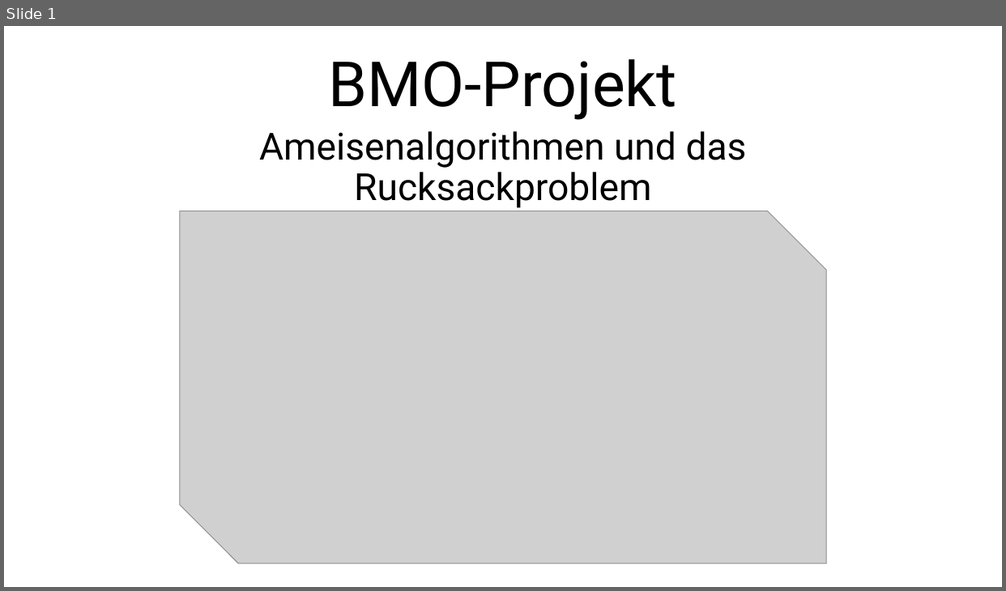
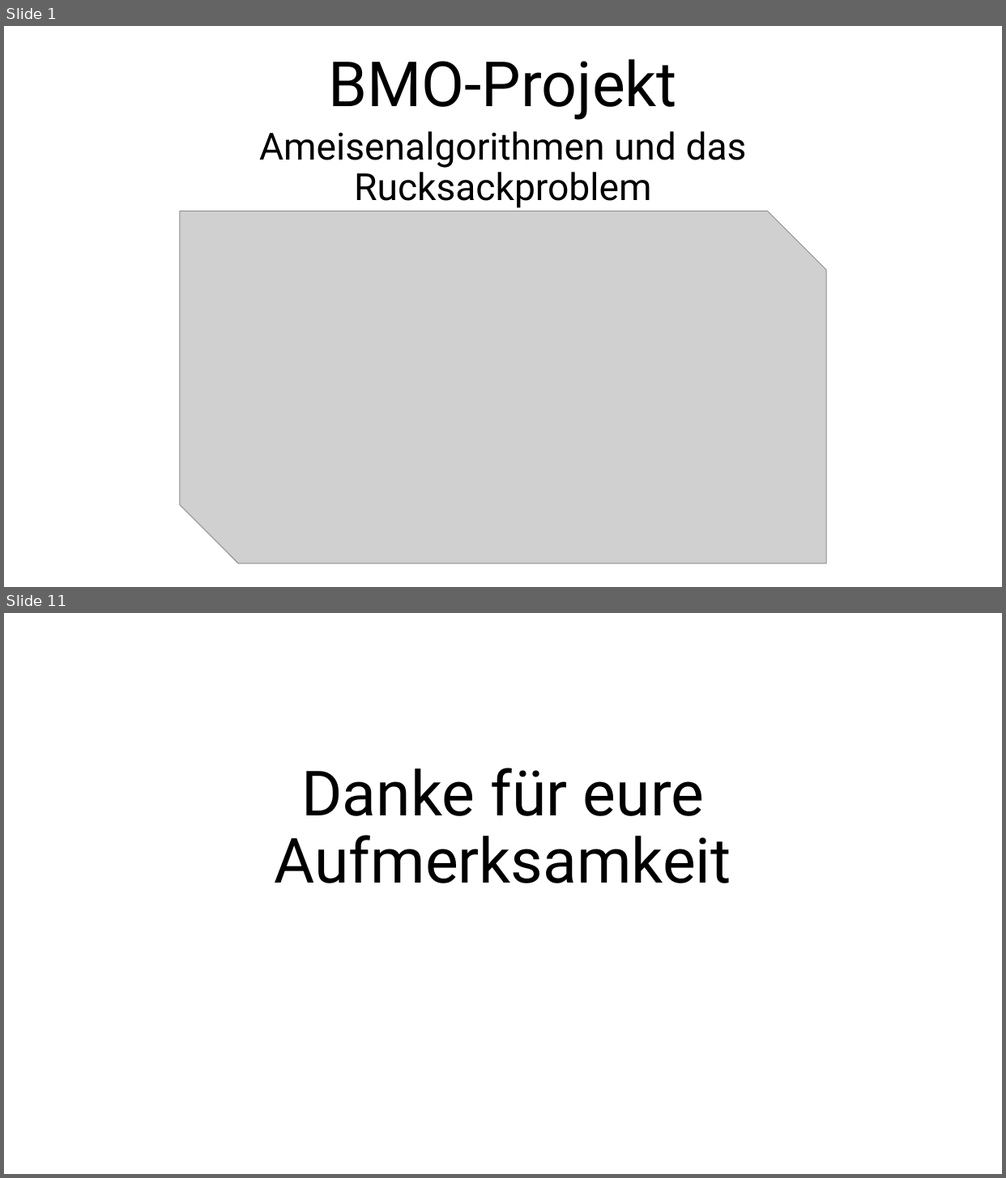
Before and after one commit to Niggo1299/BMO-Projekt, a slide deck: BMO-Projekt.pptx. Shown one above the other, each under a label of ours: slide 1 before the commit, slides 1 and 11 after it; the slides between them are not shown. The pictures are 1006x591 and 1006x1178 pixels, drawn with LibreOffice and Linux fonts; fonts in the diff are those of the drawing; grey boxes stand for pictures; background and template pictures are left out. Boxes give left, top, right and bottom in pixels: in the first picture for what was removed or moved away, otherwise in the second. Text is boxed around its words. In the diff, an @@ line names an element or a change of style, - is before the commit and + after.

```diff
--- a/BMO-Projekt.pptx
+++ b/BMO-Projekt.pptx
@@ slide 11 added at <box>4,613,1002,1174</box>, background #FFFFFF @@
@@ title added at <box>275,768,731,884</box>, 60 pt, text #000000 @@
+Danke für eure Aufmerksamkeit
```
Also in this commit, not shown: 6 slides changed, 2 other slides added, 11 other files.
